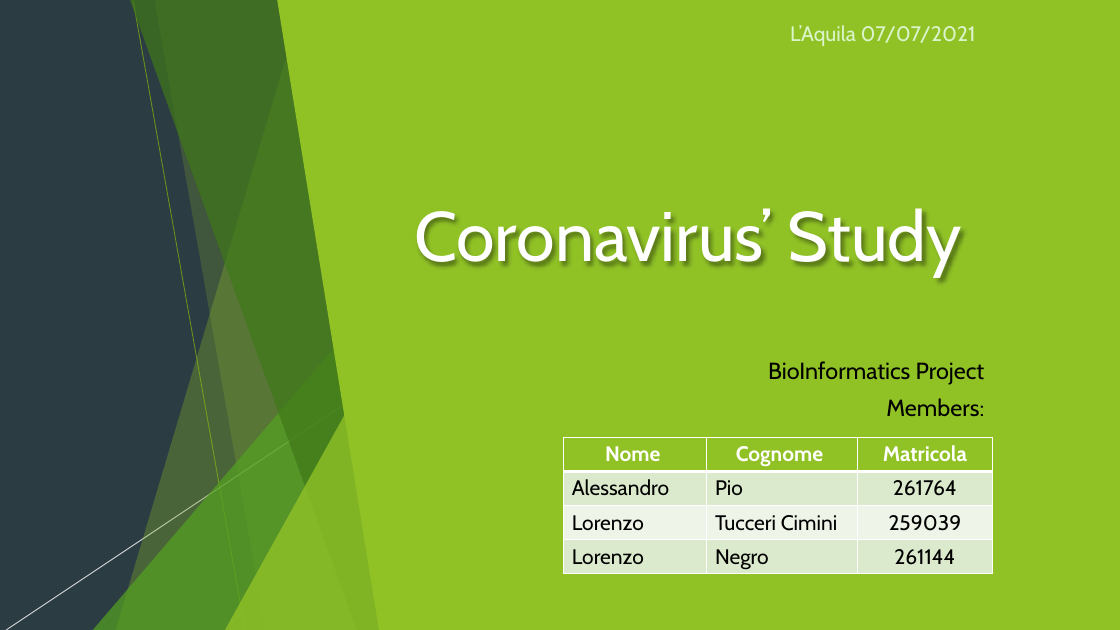
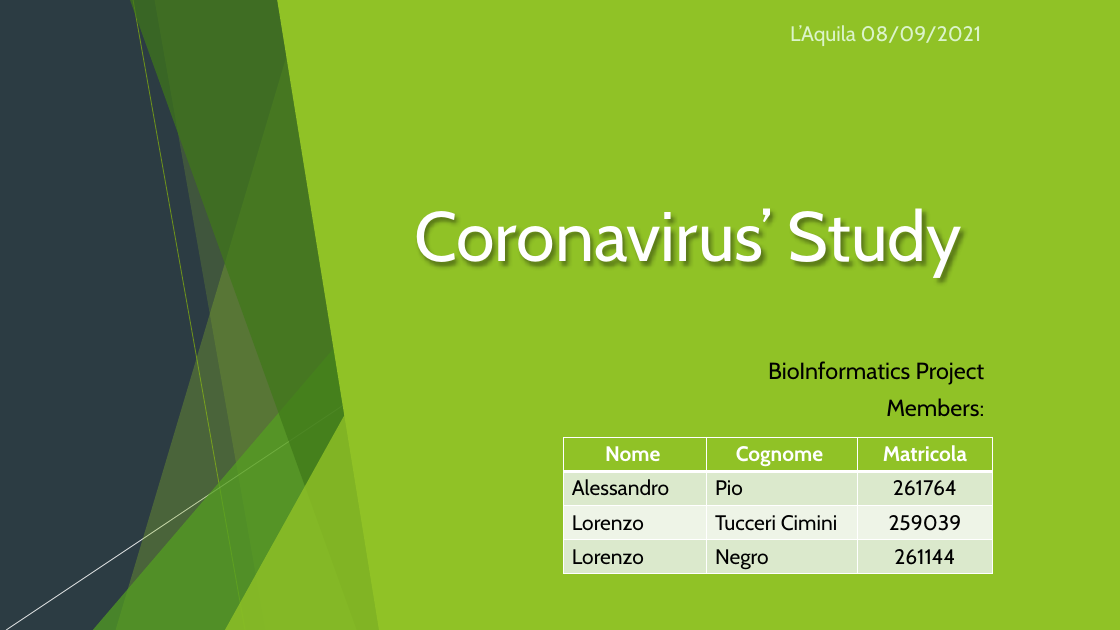
Before and after one commit to AlessandroPio/BioInformatics, a slide deck: slide 1 of Documentation/BioInformaticsPresentation.pptx. Drawn at 1120x630 pixels with LibreOffice and Linux fonts; fonts in the diff are those of the drawing. Boxes give left, top, right and bottom in pixels: in the first picture for what was removed or moved away, otherwise in the second. Text is boxed around its words. In the diff, an @@ line names an element or a change of style, - is before the commit and + after.

```diff
--- a/Documentation/BioInformaticsPresentation.pptx
+++ b/Documentation/BioInformaticsPresentation.pptx
@@ text at (790, 25, 982, 46): text changed @@
-L’Aquila 07/07/2021
+L’Aquila 08/09/2021
```
Also in this commit, not shown: 1 other slide changed.
